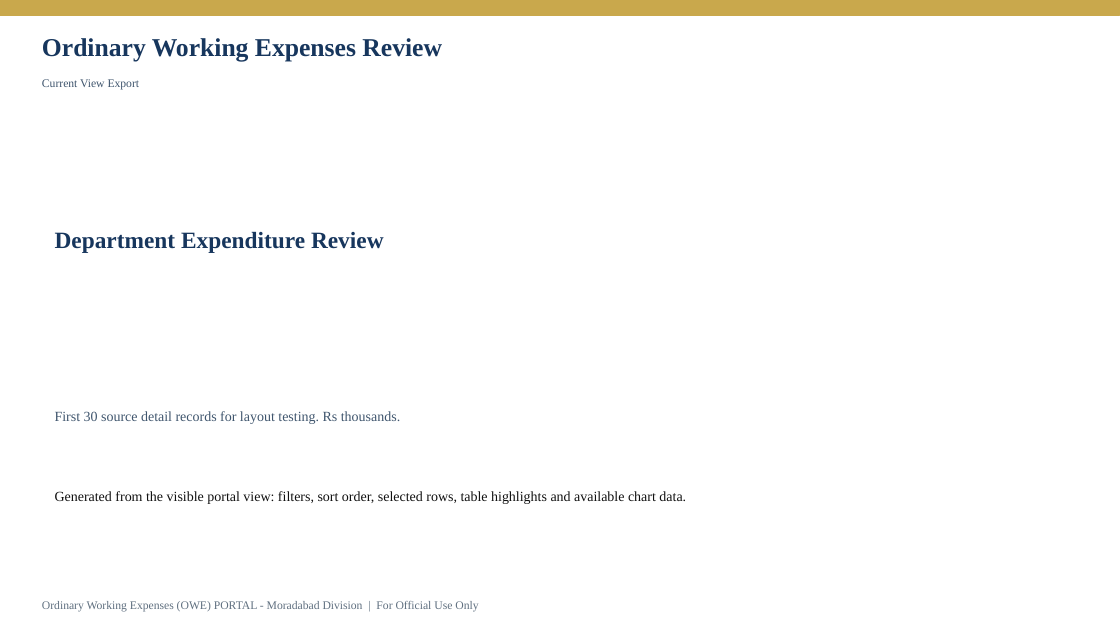
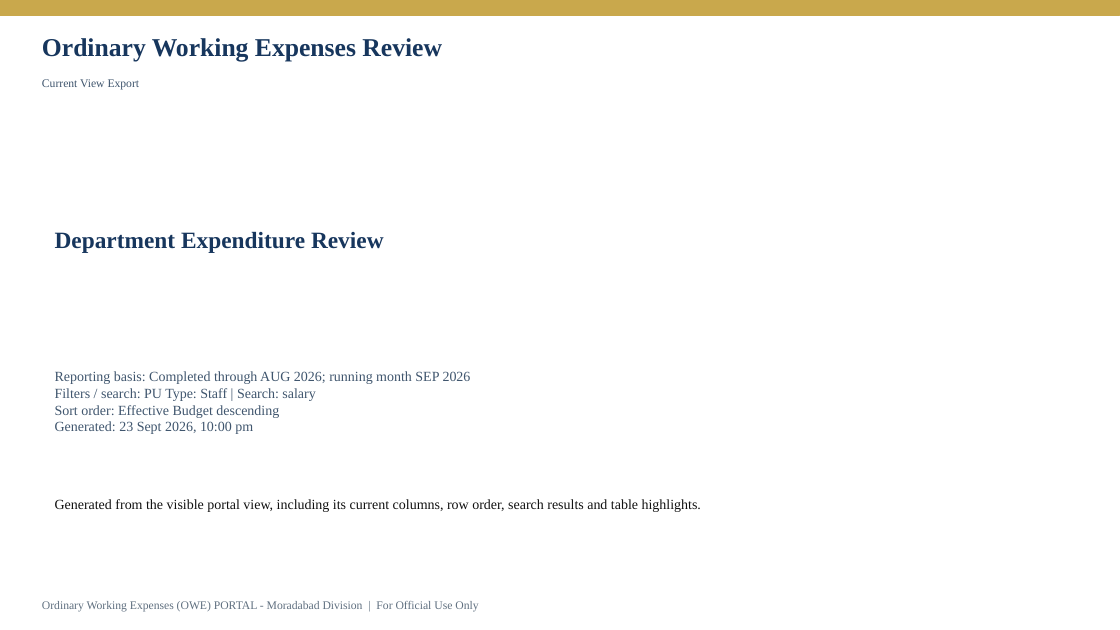
Before and after one commit to girishtiwari007/MBRLR, a slide deck: slide 1 of .export-validation/display/display.pptx. Drawn at 1120x630 pixels with LibreOffice and Linux fonts; fonts in the diff are those of the drawing. Boxes give left, top, right and bottom in pixels: in the first picture for what was removed or moved away, otherwise in the second. Text is boxed around its words. In the diff, an @@ line names an element or a change of style, - is before the commit and + after.

```diff
--- a/.export-validation/display/display.pptx
+++ b/.export-validation/display/display.pptx
@@ text at (55, 371, 471, 434): text changed @@
-First 30 source detail records for layout testing. Rs thousands.
+Reporting basis: Completed through AUG 2026; running month SEP 2026
+Filters / search: PU Type: Staff | Search: salary
+Sort order: Effective Budget descending
+Generated: 23 Sept 2026, 10:00 pm
@@ text at (55, 499, 701, 512): text changed @@
-Generated from the visible portal view: filters, sort order, selected rows, table highlights and available chart data.
+Generated from the visible portal view, including its current columns, row order, search results and table highlights.
```
Also in this commit, not shown: 2 other slides changed, 29 other files.
